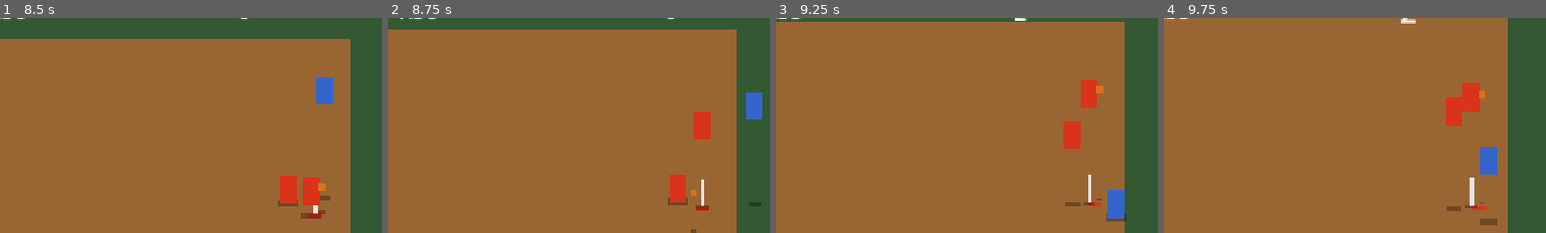
Above: before the commit, frames 1-4 (left to right).
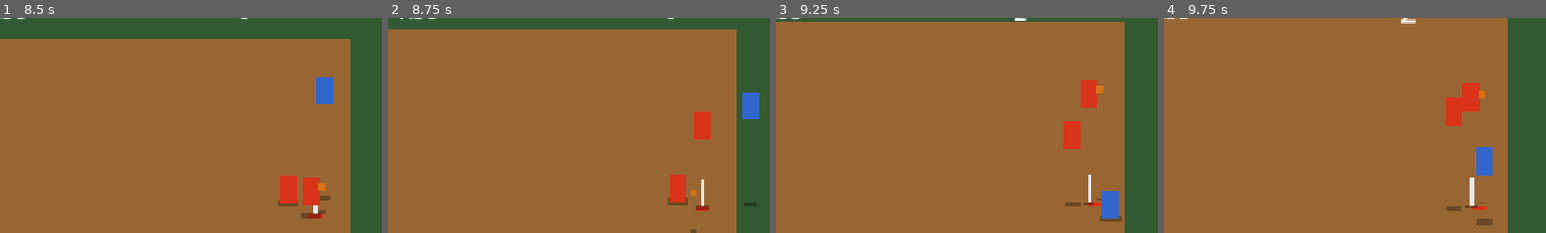
Above: after the commit, the same moments.

Repository: kfiggins/nba-jam-clone
Game: Godot game, scene res://scenes/main/main.tscn
Same seed, same stepped clock (60 frames per second), same inputs: the game is played once before the commit and once after it.
Inputs (mouse positions are % of the whole screen's width and height, from its top left):
- Up to frame 1 (8.5 s): tap Enter at 0.5 s; move the mouse to (72, 45) at 0.52 s; hold D (move_right) 0.53-1.25 s; tap Down (p2_move_down) at 0.6, 8.1 s; click (72, 45) at 0.67 s; drag from (30, 55) to (50, 49) at 1.27 s; tap R (restart) at 2, 3.5, 5 s; move the mouse to (60, 28) at 2.02 s; hold D (move_right) 2.03-2.75 s; tap Right (p2_move_right) at 2.1 s; drag from (45, 70) to (20, 35) at 2.77 s; move the mouse to (80, 65) at 3.52 s; hold A (move_left) 3.53-4.25 s; tap K (pass_ball) at 3.6 s; drag from (20, 35) to (50, 49) at 4.27 s; move the mouse to (55, 50) at 5.02 s; hold S (move_down) 5.03-5.75 s; tap L (turbo) at 5.1 s; click (55, 50) at 5.17 s; drag from (35, 25) to (30, 55) at 5.77 s; move the mouse to (72, 45) at 6.52 s; hold W (move_up) 6.53-7.25 s; tap Alt at 6.6 s; drag from (30, 55) to (57, 50) at 7.27 s; move the mouse to (60, 28) at 8.02 s; hold S (move_down) from 8.03 s (still down)
- Up to frame 2 (8.75 s): keep holding S (move_down)
- Up to frame 3 (9.25 s): release S (move_down) at 8.75 s; drag from (45, 70) to (20, 35) at 8.77 s
- Up to frame 4 (9.75 s): move the mouse to (80, 65) at 9.52 s; hold W (move_up) from 9.53 s (still down); tap Right (p2_move_right) at 9.6 s; click (80, 65) at 9.67 s
The pictures show only the part of the screen within x 45-95%, y 6-56%; the shares and areas given below are measured in that part.

Frame 1 is identical in both runs. In frame 2, 0.3% of the frame differs, in the area x 92-98%, y 34-88%; in frame 3, 0.5%, in the area x 84-92%, y 80-95%; in frame 4, 0.4%.

Commit message:
Implement Phase 19: Player boundary clamping — players stay within court bounds
Clamp player position to court_bounds after move_and_slide(). Ball was already
clamped in loose state; held ball follows clamped player position automatically.

Co-Authored-By: Claude Opus 4.6 <noreply@anthropic.com>

Diff:
--- a/scenes/player/player.gd
+++ b/scenes/player/player.gd
@@ -231,6 +231,7 @@
 		velocity = velocity.move_toward(Vector2.ZERO, config.player_friction * delta)
 
 	move_and_slide()
+	_clamp_to_court()
 
 	# Body bump: check collisions with opposing ball handler
 	for i in range(get_slide_collision_count()):
@@ -335,6 +336,12 @@
 		apply_steal_stun()
 
 
+func _clamp_to_court() -> void:
+	var bounds := GameConfig.data.court_bounds
+	global_position.x = clampf(global_position.x, bounds.position.x, bounds.end.x)
+	global_position.y = clampf(global_position.y, bounds.position.y, bounds.end.y)
+
+
 func _update_visual_height() -> void:
 	if sprite:
 		sprite.position.y = -height
--- a/tests/test_player.gd
+++ b/tests/test_player.gd
@@ -330,3 +330,44 @@
 	add_child(_player)
 	var indicator := _player.get_node_or_null("Sprite/HumanIndicator")
 	assert_null(indicator, "AI player should not have an indicator")
+
+
+# -- Boundary Clamping --
+
+func test_player_clamped_to_court_right() -> void:
+	_add_player()
+	var bounds := GameConfig.data.court_bounds
+	_player.global_position = Vector2(bounds.end.x + 100, 360)
+	_player._clamp_to_court()
+	assert_eq(_player.global_position.x, bounds.end.x, "Should clamp to right edge")
+
+
+func test_player_clamped_to_court_left() -> void:
+	_add_player()
+	var bounds := GameConfig.data.court_bounds
+	_player.global_position = Vector2(bounds.position.x - 100, 360)
+	_player._clamp_to_court()
+	assert_eq(_player.global_position.x, bounds.position.x, "Should clamp to left edge")
+
+
+func test_player_clamped_to_court_top() -> void:
+	_add_player()
+	var bounds := GameConfig.data.court_bounds
+	_player.global_position = Vector2(640, bounds.position.y - 100)
+	_player._clamp_to_court()
+	assert_eq(_player.global_position.y, bounds.position.y, "Should clamp to top edge")
+
+
+func test_player_clamped_to_court_bottom() -> void:
+	_add_player()
+	var bounds := GameConfig.data.court_bounds
+	_player.global_position = Vector2(640, bounds.end.y + 100)
+	_player._clamp_to_court()
+	assert_eq(_player.global_position.y, bounds.end.y, "Should clamp to bottom edge")
+
+
+func test_player_inside_bounds_not_moved() -> void:
+	_add_player()
+	_player.global_position = Vector2(640, 360)
+	_player._clamp_to_court()
+	assert_eq(_player.global_position, Vector2(640, 360), "Should not move if inside bounds")
Not shown, changed: docs/phases/phase-19-player-boundaries.md
